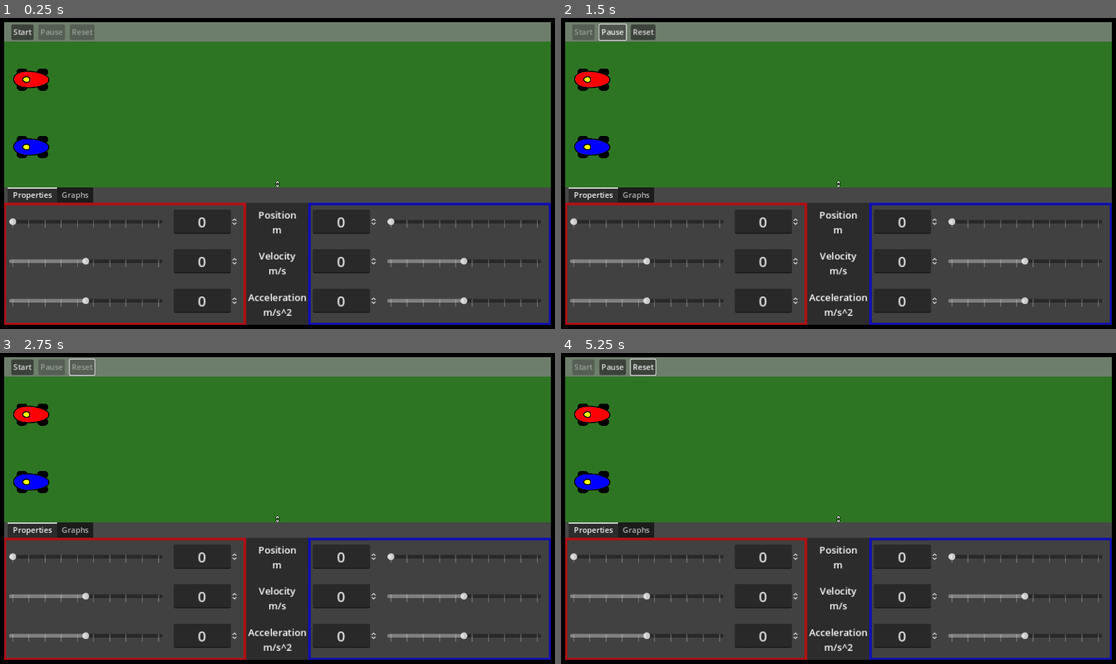
Above: before the commit, frames 1-4 (two rows, left to right).
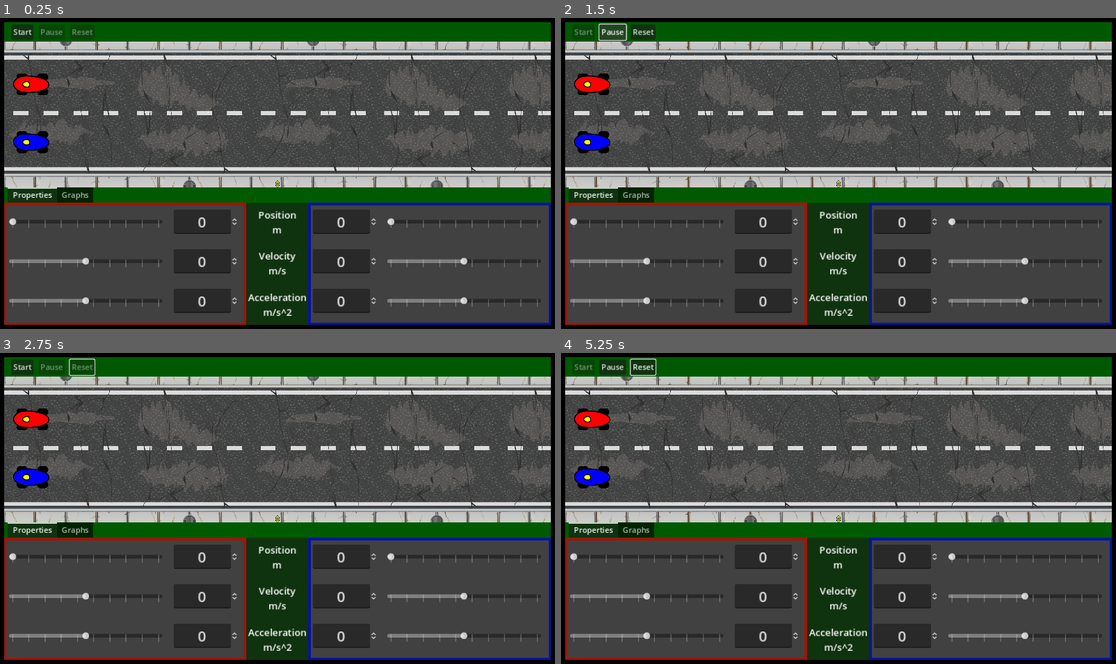
Above: after the commit, the same moments.

Repository: onegm/one_dimensional_motion_simulator
Game: Godot game, scene res://main.tscn
Two runs of this game, one before a commit and one after it. Both use one fixed random seed, a clock stepped at 60 frames per second and the inputs below.
Inputs (mouse positions are in pixels of both pictures, inside the frame that each line leads up to):
- Up to frame 1 (0.25 s): no input
- Up to frame 2 (1.5 s): click "Start" at 0.5 s; click "Pause" at 1.25 s
- Up to frame 3 (2.75 s): click "Reset" at 2 s
- Up to frame 4 (5.25 s): click "Start" at 2.75 s; tap Enter at 3.5 s; move the mouse to (960, 492) at 3.52 s; hold Right (ui_right) 3.53-4.28 s; move the mouse to (727, 524) at 4.27 s; move the mouse to (894, 440) at 5.02 s; hold Right (ui_right) from 5.03 s (still down)

The runs differ from the first frame. In frame 1, 61% of the frame differs, in the area x 0-100%, y 1-99%; in frame 2, 61%; in frame 3, 61%; in frame 4, 61%.

Commit message:
Added road art

Diff:
--- a/main.tscn
+++ b/main.tscn
@@ -61,12 +61,14 @@
 [node name="VBoxContainer" type="VBoxContainer" parent="Frame/MarginContainer/ColorRect/MarginContainer"]
 layout_mode = 2
 
-[node name="ColorRect" type="ColorRect" parent="Frame/MarginContainer/ColorRect/MarginContainer/VBoxContainer"]
+[node name="Toolbar" type="ColorRect" parent="Frame/MarginContainer/ColorRect/MarginContainer/VBoxContainer"]
+z_index = 1
 custom_minimum_size = Vector2(0, 41)
 layout_mode = 2
-color = Color(0.501961, 0.501961, 0.501961, 0.784314)
+size_flags_vertical = 4
+color = Color(1.3236e-07, 0.351551, 3.85046e-07, 1)
 
-[node name="MarginContainer" type="MarginContainer" parent="Frame/MarginContainer/ColorRect/MarginContainer/VBoxContainer/ColorRect"]
+[node name="MarginContainer" type="MarginContainer" parent="Frame/MarginContainer/ColorRect/MarginContainer/VBoxContainer/Toolbar"]
 layout_mode = 1
 anchors_preset = 15
 anchor_right = 1.0
@@ -78,18 +80,18 @@
 theme_override_constants/margin_right = 15
 theme_override_constants/margin_bottom = 5
 
-[node name="Toolbar" type="HBoxContainer" parent="Frame/MarginContainer/ColorRect/MarginContainer/VBoxContainer/ColorRect/MarginContainer"]
+[node name="HBox" type="HBoxContainer" parent="Frame/MarginContainer/ColorRect/MarginContainer/VBoxContainer/Toolbar/MarginContainer"]
 layout_mode = 2
 theme_override_constants/separation = 10
 
-[node name="StartButton" type="Button" parent="Frame/MarginContainer/ColorRect/MarginContainer/VBoxContainer/ColorRect/MarginContainer/Toolbar"]
+[node name="StartButton" type="Button" parent="Frame/MarginContainer/ColorRect/MarginContainer/VBoxContainer/Toolbar/MarginContainer/HBox"]
 unique_name_in_owner = true
 layout_mode = 2
 size_flags_horizontal = 0
 size_flags_vertical = 0
 text = "Start"
 
-[node name="PauseButton" type="Button" parent="Frame/MarginContainer/ColorRect/MarginContainer/VBoxContainer/ColorRect/MarginContainer/Toolbar"]
+[node name="PauseButton" type="Button" parent="Frame/MarginContainer/ColorRect/MarginContainer/VBoxContainer/Toolbar/MarginContainer/HBox"]
 unique_name_in_owner = true
 layout_mode = 2
 size_flags_horizontal = 0
@@ -97,7 +99,7 @@
 disabled = true
 text = "Pause"
 
-[node name="ResetButton" type="Button" parent="Frame/MarginContainer/ColorRect/MarginContainer/VBoxContainer/ColorRect/MarginContainer/Toolbar"]
+[node name="ResetButton" type="Button" parent="Frame/MarginContainer/ColorRect/MarginContainer/VBoxContainer/Toolbar/MarginContainer/HBox"]
 unique_name_in_owner = true
 layout_mode = 2
 size_flags_horizontal = 0
@@ -124,7 +126,7 @@
 custom_minimum_size = Vector2(0, 275)
 layout_mode = 2
 size_flags_vertical = 3
-color = Color(0.277528, 0.277528, 0.277528, 1)
+color = Color(0, 0.352941, 0, 1)
 
 [node name="TabContainer" type="TabContainer" parent="Frame/MarginContainer/ColorRect/MarginContainer/VBoxContainer/VSplitContainer/TabBackground"]
 z_index = 1
--- a/simulation/simulation.tscn
+++ b/simulation/simulation.tscn
@@ -1,20 +1,46 @@
-[gd_scene load_steps=3 format=3 uid="uid://b5ugb4pqrpmjh"]
+[gd_scene load_steps=5 format=3 uid="uid://b5ugb4pqrpmjh"]
 
 [ext_resource type="Script" path="res://simulation/simulation.gd" id="1_etfi1"]
 [ext_resource type="PackedScene" uid="uid://dgnt6tp6o5acc" path="res://car/car.tscn" id="1_ot5fl"]
+[ext_resource type="Texture2D" uid="uid://c7ofw4cswmj2h" path="res://simulation/assets/straight_1.png" id="2_svc6a"]
+[ext_resource type="Texture2D" uid="uid://dp7snu4krn4hi" path="res://simulation/assets/straight_2.png" id="3_mii3v"]
 
 [node name="Simulation" type="Node2D"]
 script = ExtResource("1_etfi1")
 
 [node name="Timer" type="Timer" parent="."]
 
+[node name="Road" type="Node2D" parent="."]
+position = Vector2(0, 144)
+scale = Vector2(0.5, 0.5)
+
+[node name="Straight1" type="Sprite2D" parent="Road"]
+position = Vector2(256, 0)
+texture = ExtResource("2_svc6a")
+
+[node name="Straight2" type="Sprite2D" parent="Road"]
+position = Vector2(768, 0)
+texture = ExtResource("3_mii3v")
+
+[node name="Straight3" type="Sprite2D" parent="Road"]
+position = Vector2(1280, 0)
+texture = ExtResource("2_svc6a")
+
+[node name="Straight4" type="Sprite2D" parent="Road"]
+position = Vector2(1792, 0)
+texture = ExtResource("3_mii3v")
+
+[node name="Straight5" type="Sprite2D" parent="Road"]
+position = Vector2(2304, 0)
+texture = ExtResource("3_mii3v")
+
 [node name="StartingPosition" type="Marker2D" parent="."]
 position = Vector2(56, 144)
 
 [node name="CarA" parent="StartingPosition" instance=ExtResource("1_ot5fl")]
-position = Vector2(0, -70)
+position = Vector2(0, -60)
 color = Color(1, 0, 0.0166664, 1)
 
 [node name="CarB" parent="StartingPosition" instance=ExtResource("1_ot5fl")]
-position = Vector2(0, 70)
+position = Vector2(0, 60)
 color = Color(0, 0, 1, 1)
--- a/tracer/tracer.tscn
+++ b/tracer/tracer.tscn
@@ -25,25 +25,59 @@
 mouse_filter = 0
 texture = ExtResource("2_lt3rj")
 
-[node name="Properties" type="VBoxContainer" parent="."]
+[node name="Properties" type="ColorRect" parent="."]
 unique_name_in_owner = true
-offset_left = -16.0
-offset_top = 9.0
-offset_right = 58.0
-offset_bottom = 86.0
+anchors_preset = 5
+anchor_left = 0.5
+anchor_right = 0.5
+offset_left = -50.0
+offset_top = 14.0
+offset_right = 50.0
+offset_bottom = 94.0
+grow_horizontal = 2
+color = Color(0.839216, 0.870588, 0, 0.694118)
+
+[node name="MarginContainer" type="MarginContainer" parent="Properties"]
+layout_mode = 1
+anchors_preset = 15
+anchor_right = 1.0
+anchor_bottom = 1.0
+grow_horizontal = 2
+grow_vertical = 2
+theme_override_constants/margin_left = 2
+theme_override_constants/margin_top = 2
+theme_override_constants/margin_right = 2
+theme_override_constants/margin_bottom = 2
+
+[node name="ColorRect" type="ColorRect" parent="Properties/MarginContainer"]
+layout_mode = 2
+color = Color(0.262932, 0.262932, 0.262932, 1)
+
+[node name="MarginContainer" type="MarginContainer" parent="Properties/MarginContainer/ColorRect"]
+layout_mode = 1
+anchors_preset = 15
+anchor_right = 1.0
+anchor_bottom = 1.0
+grow_horizontal = 2
+grow_vertical = 2
+theme_override_constants/margin_left = 2
+theme_override_constants/margin_right = 2
+
+[node name="VBox" type="VBoxContainer" parent="Properties/MarginContainer/ColorRect/MarginContainer"]
+layout_mode = 2
 mouse_filter = 2
 
-[node name="TimeLabel" type="Label" parent="Properties"]
+[node name="TimeLabel" type="Label" parent="Properties/MarginContainer/ColorRect/MarginContainer/VBox"]
 unique_name_in_owner = true
 layout_mode = 2
 text = "T : "
 
-[node name="PositionLabel" type="Label" parent="Properties"]
+[node name="PositionLabel" type="Label" parent="Properties/MarginContainer/ColorRect/MarginContainer/VBox"]
 unique_name_in_owner = true
 layout_mode = 2
 text = "X : "
 
-[node name="VelocityLabel" type="Label" parent="Properties"]
+[node name="VelocityLabel" type="Label" parent="Properties/MarginContainer/ColorRect/MarginContainer/VBox"]
 unique_name_in_owner = true
 layout_mode = 2
 text = "V : "
--- a/ui/car_properties/car_properties.gd
+++ b/ui/car_properties/car_properties.gd
@@ -1,6 +1,7 @@
 extends Control
 
 @export var h_flip : bool
+
 
 var car : Car:
 	set(new_car):
@@ -14,12 +15,12 @@
 
 @onready var controllers := [position_controller, velocity_controller, acceleration_controller]
 
+func _ready() -> void:
+	if !h_flip: return
+	for row in controllers:
+		row.move_child(row.get_child(0), -1)
+
 func connect_signals() -> void:
 	position_controller.value_changed.connect(car.set_initial_position)
 	velocity_controller.value_changed.connect(car.set_initial_velocity)
 	acceleration_controller.value_changed.connect(car.set_acceleration)
-
-func _ready() -> void:
-	if !h_flip: return
-	for row in controllers:
-		row.move_child(row.get_child(0), -1)
Binary file added: simulation/assets/straight_1.png
Not shown, added: simulation/assets/straight_1.png.import
Binary file added: simulation/assets/straight_2.png
Not shown, added: simulation/assets/straight_2.png.import
Binary file changed: ui/grabber_texture.png
Not shown, changed: ui/grabber_texture.png~
